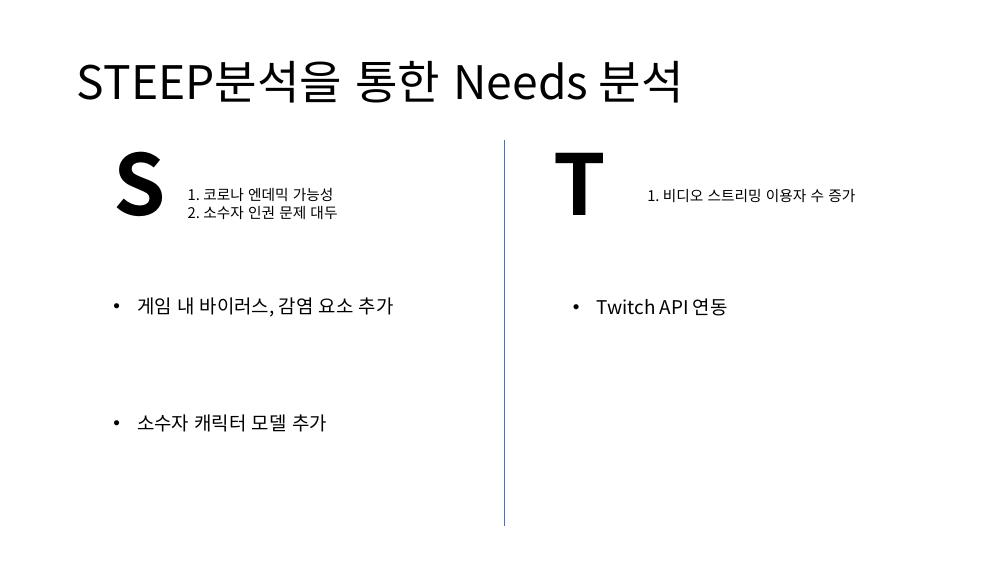
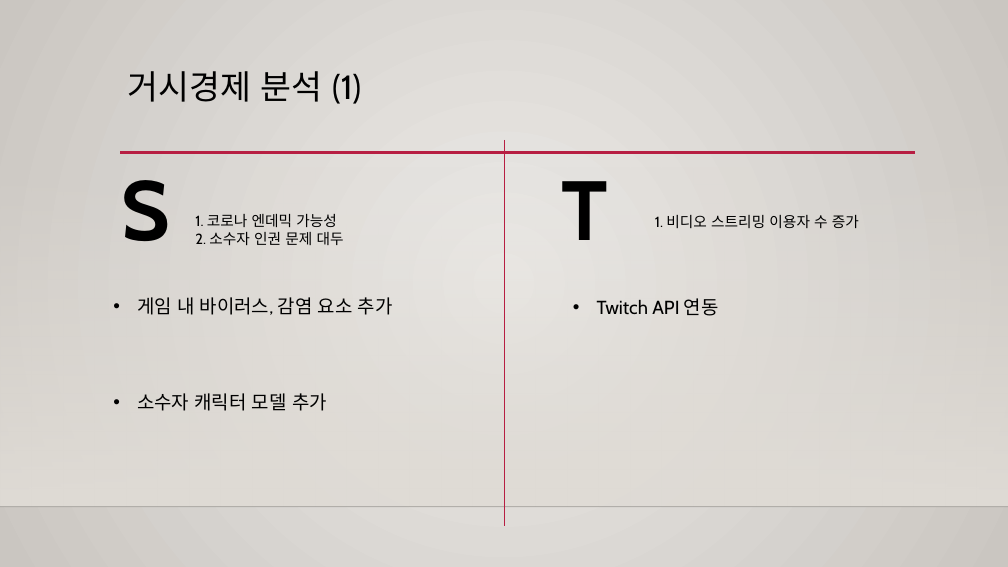
Before and after one commit to dydtjr0316/HellGate, a slide deck: slide 4 of output/10weeks/졸업작품 제안서.pptx (slide 3 before the commit). Drawn at 1008x567 pixels with LibreOffice and Linux fonts; fonts in the diff are those of the drawing; background and template pictures are left out. Boxes give left, top, right and bottom in pixels: in the first picture for what was removed or moved away, otherwise in the second. Text is boxed around its words. In the diff, an @@ line names an element or a change of style, - is before the commit and + after.

```diff
--- a/output/10weeks/졸업작품 제안서.pptx
+++ b/output/10weeks/졸업작품 제안서.pptx
@@ background #FFFFFF to gradient #ECEAE7 to #CAC7C1 @@
@@ title "거시경제 분석 (1)" at (x1=128, y1=71, x2=361, y2=104): vertical alignment middle to top @@
@@ title at (x1=128, y1=71, x2=361, y2=104): text changed; size 44 to 32 pt; font Noto Sans CJK KR to Cabin @@
-STEEP분석을 통한 Needs 분석
+거시경제 분석 (1)
@@ line (504, 140) - (504, 526): stroke #4472C4 0.5 pt to #B71E42 0.75 pt @@
@@ rectangle added at (x1=0, y1=167, x2=1008, y2=507), fill gradient #DFDBD5 @@
@@ line added from (120, 153) to (915, 153), #B71E42 2.5 pt @@
@@ text "1. 코로나 엔데믹 가능성" moved from (x1=188, y1=188, x2=337, y2=219) to (x1=195, y1=214, x2=344, y2=245) @@
@@ font Noto Sans CJK KR to Cabin in 7 elements at (x1=137, y1=297, x2=393, y2=315), (x1=597, y1=298, x2=719, y2=316), (x1=137, y1=393, x2=327, y2=411), (x1=121, y1=180, x2=170, y2=241), (x1=561, y1=181, x2=608, y2=240), (x1=195, y1=214, x2=344, y2=245), (x1=655, y1=215, x2=859, y2=228) @@
@@ 3 texts moved together from (x1=113, y1=151, x2=855, y2=216) to (x1=121, y1=180, x2=859, y2=241) @@
@@ text "소수자 캐릭터 모델 추가" moved from (x1=137, y1=414, x2=327, y2=432) to (x1=137, y1=393, x2=327, y2=411) @@
@@ line added from (0, 507) to (1008, 507), #000001 1 pt @@
```
Also in this commit, not shown: 8 other slides changed, 5 slides added.
